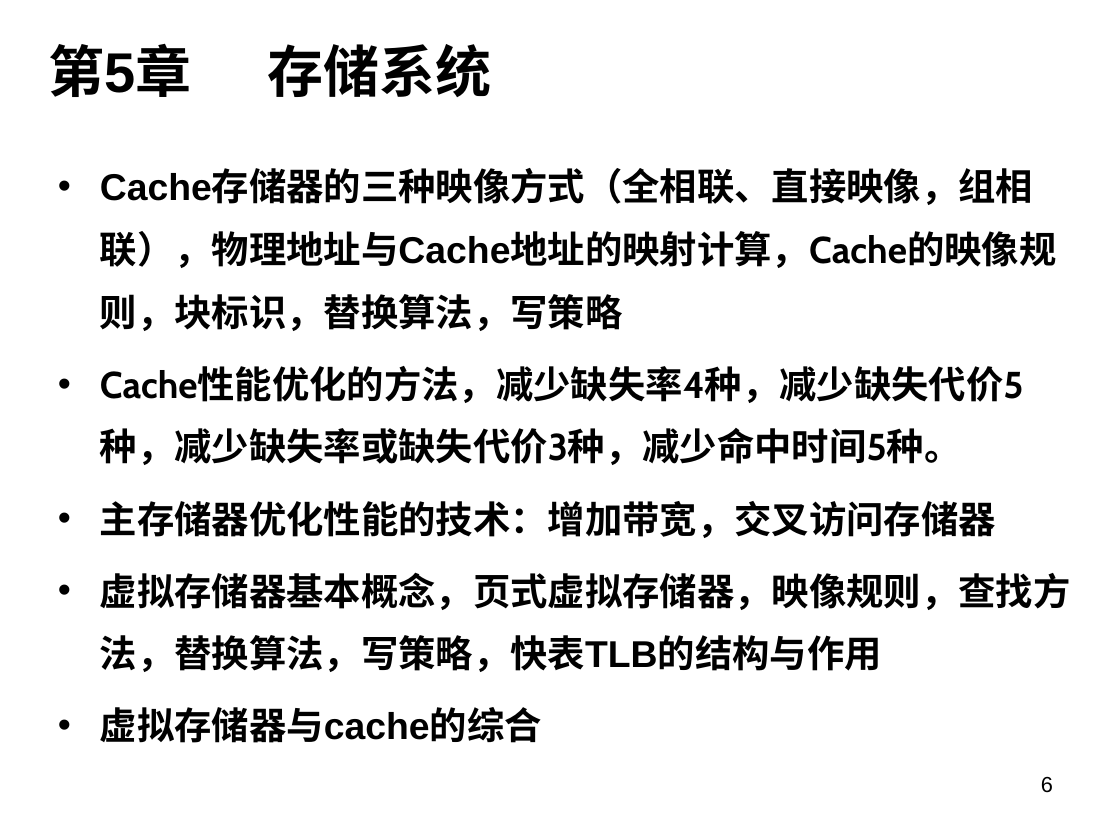
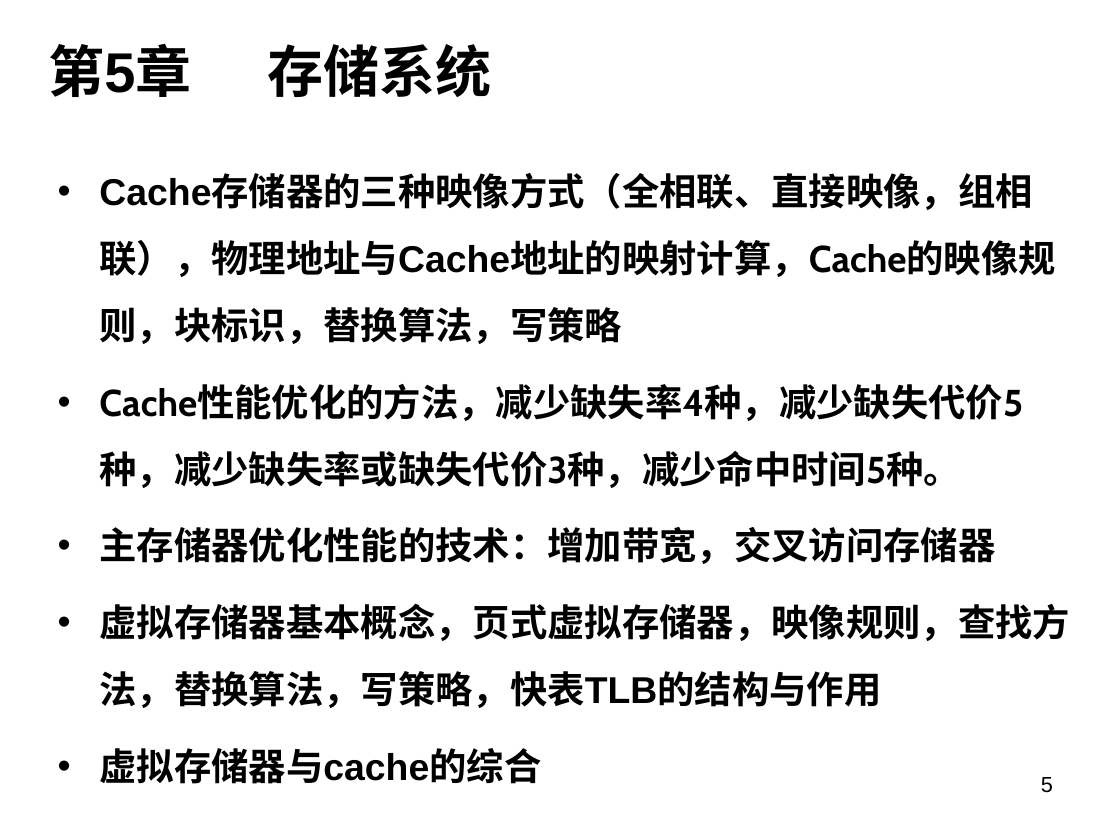
Before and after one commit to Xovee/uestc-course, a slide deck: slide 5 of 课程目录/计算机系统结构/复习资料/2019-6-复习提纲.ppt (slide 6 before the commit). Drawn at 1120x840 pixels with LibreOffice and Linux fonts; fonts in the diff are those of the drawing. Boxes give left, top, right and bottom in pixels: in the first picture for what was removed or moved away, otherwise in the second. Text is boxed around its words. In the diff, an @@ line names an element or a change of style, - is before the commit and + after.

```diff
--- a/课程目录/计算机系统结构/复习资料/2019-6-复习提纲.ppt
+++ b/课程目录/计算机系统结构/复习资料/2019-6-复习提纲.ppt
@@ text "Cache存储器的三种映像方式（全相联、直接映像，组相联），物理地址与Cache地址的映射计算，Cache的映像规则，块 ..." at <box>99,175,1070,784</box>: indent changed; line spacing 1.4 to 1.5 @@
@@ page number at <box>1041,777,1053,793</box>: text changed @@
-6
+5
```
Also in this commit, not shown: 4 other slides changed, 1 slide removed, 35 other files.
